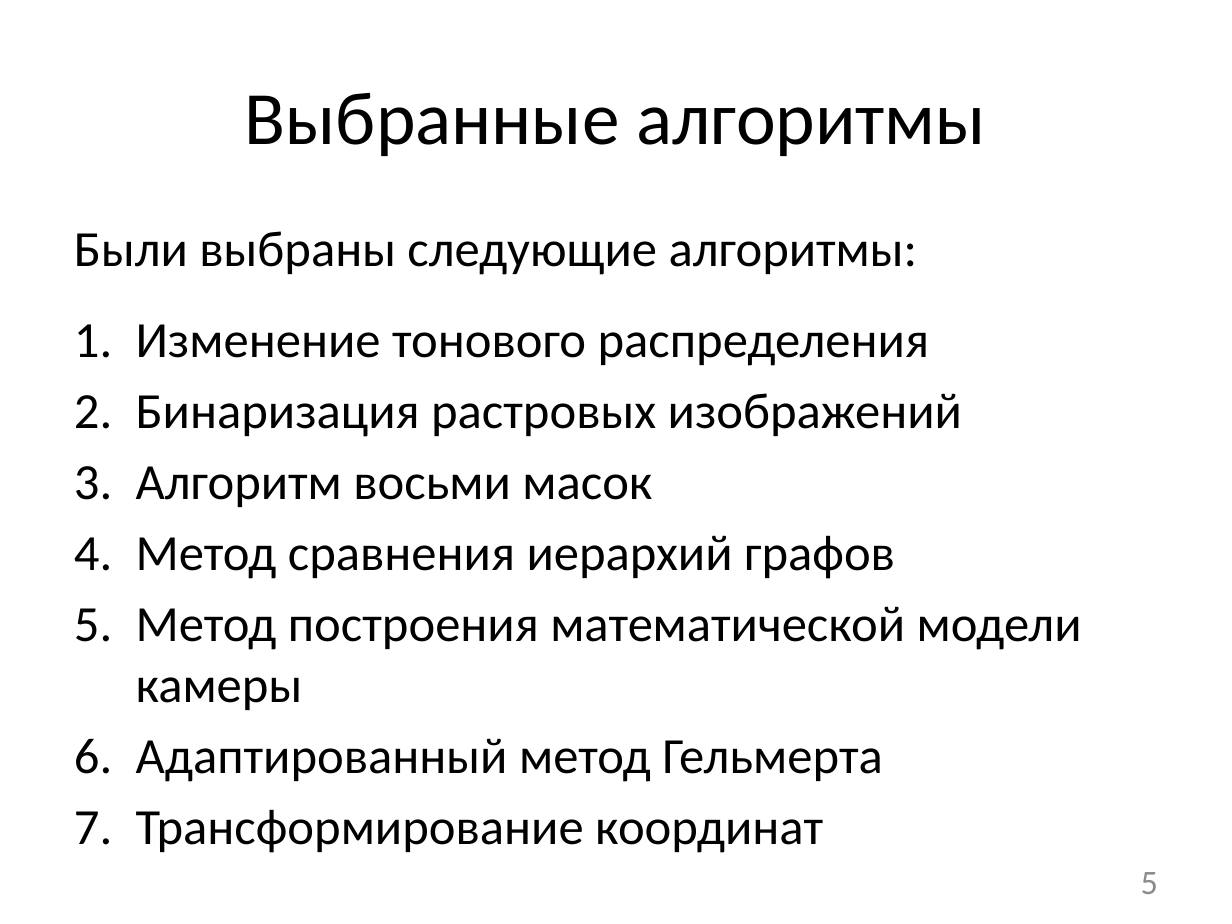
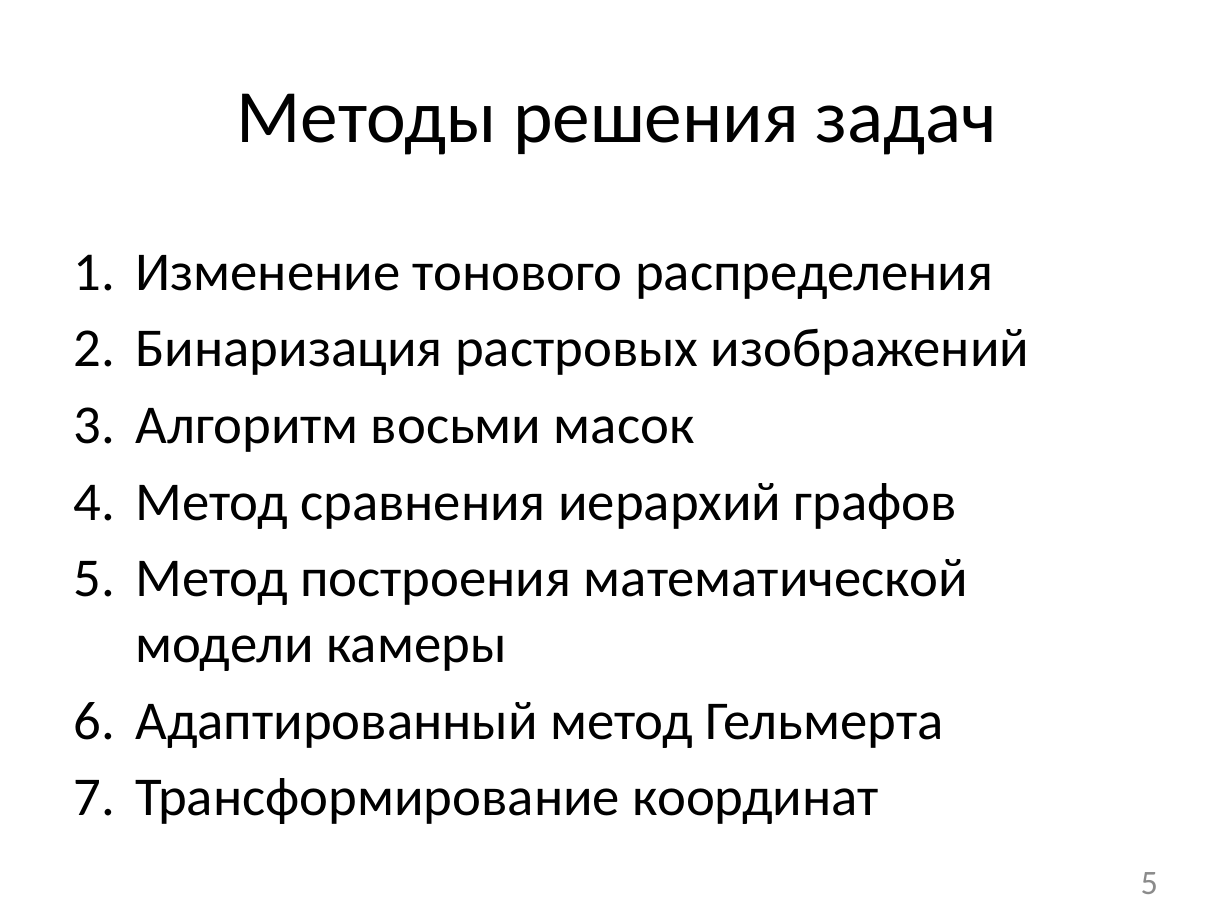
Before and after one commit to NecroArt/Diploma, a slide deck: slide 5 of docs/parts/conference.pptx. Drawn at 1232x924 pixels with LibreOffice and Linux fonts; fonts in the diff are those of the drawing. Boxes give left, top, right and bottom in pixels: in the first picture for what was removed or moved away, otherwise in the second. Text is boxed around its words. In the diff, an @@ line names an element or a change of style, - is before the commit and + after.

```diff
--- a/docs/parts/conference.pptx
+++ b/docs/parts/conference.pptx
@@ title at [237,93,997,155]: text changed @@
-Выбранные алгоритмы
+Методы решения задач
@@ text "Изменение тонового распределения": place and size @@
-text "Изменение тонового распределения" at [74,231,1082,853]
+text "Изменение тонового распределения" at [136,255,1029,824]
@@ text "Изменение тонового распределения" at [136,255,1029,824]: size 29.6 to 32 pt @@
@@ text at [74,231,918,275]: paragraph removed @@
-Были выбраны следующие алгоритмы:
```
Also in this commit, not shown: 5 other slides changed, 2 slides added, 1 slide removed, 13 other files.
